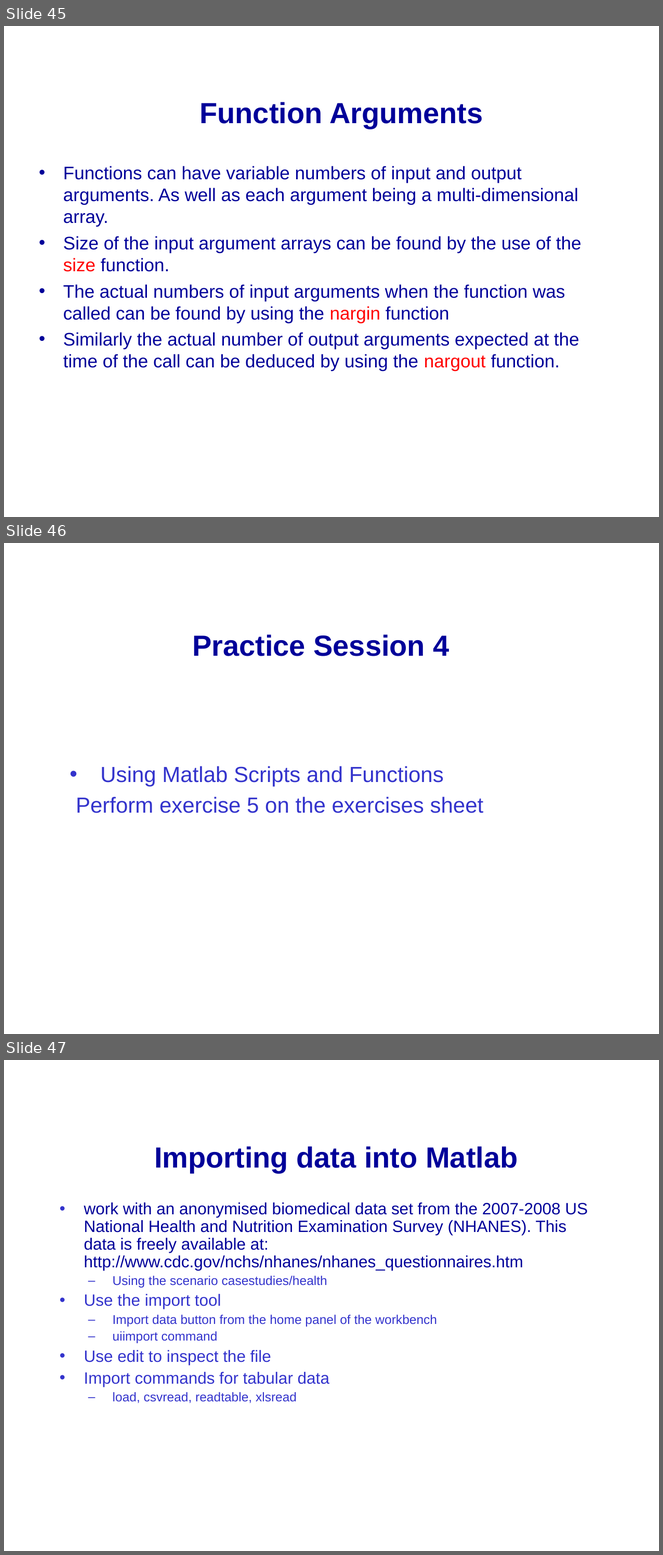
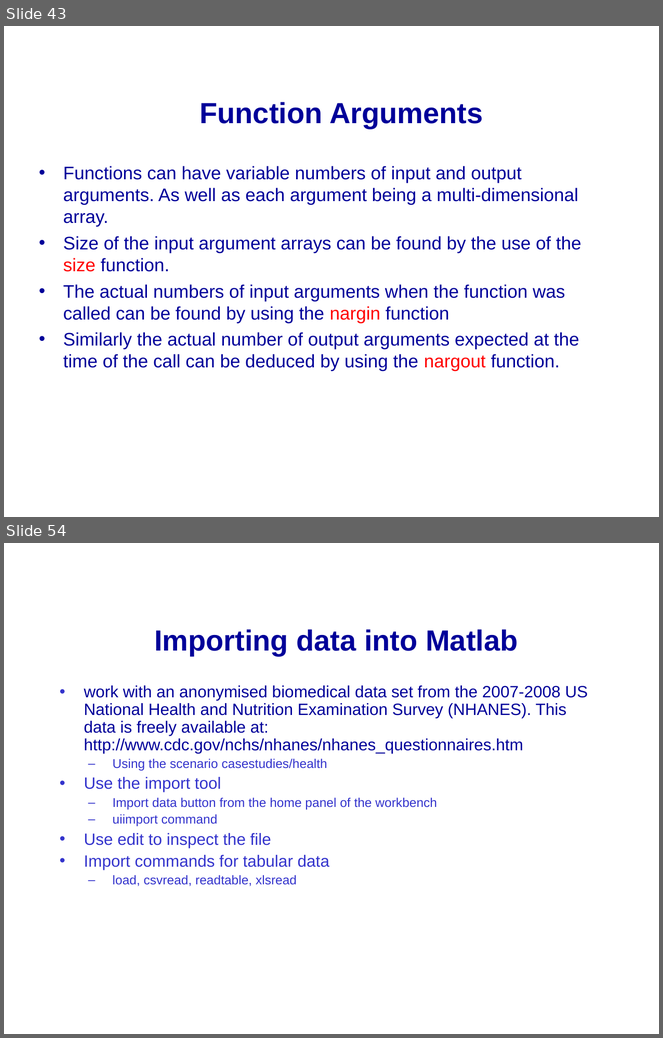
Before and after one commit to mikeg64/iome, a slide deck: src/examples/course/matlab/presentations_and_docs/matlab1.ppt. Shown one above the other, each under a label of ours: slides 45, 46 and 47 before the commit, slides 43 and 54 after it; the slides between them are not shown. The pictures are 663x1555 and 663x1038 pixels, drawn with LibreOffice and Linux fonts; fonts in the diff are those of the drawing; background and template pictures are left out. Boxes give left, top, right and bottom in pixels: in the first picture for what was removed or moved away, otherwise in the second. Text is boxed around its words. In the diff, an @@ line names an element or a change of style, - is before the commit and + after.

```diff
--- a/src/examples/course/matlab/presentations_and_docs/matlab1.ppt
+++ b/src/examples/course/matlab/presentations_and_docs/matlab1.ppt
@@ slide 46 removed at (4, 543, 659, 1034), background picture (left out) @@
@@ title removed at (192, 635, 450, 656) @@
-Practice Session 4
@@ text removed at (76, 766, 484, 813) @@
-• Using Matlab Scripts and Functions
-Perform exercise 5 on the exercises sheet
@@ what was slide 45 is now slide 43 @@
@@ what was slide 47 is now slide 54 @@
```
Also in this commit, not shown: 3 slides changed, 3 other slides removed, 4 other files.
